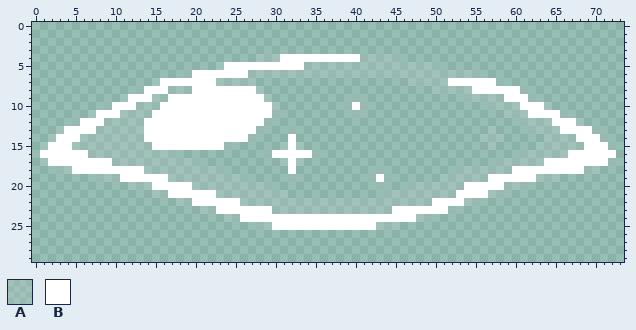
A sprite sheet gets an edit: Assets/Bosses/SquidBoss/BodyRingGlow.png. That is the earlier state.
The file is 148x60 pixels, drawn in blocks of 2x2; one block is one cell here.
Palette (. is transparent): A #bfcfcf40  B #ffffff
The same view after the edit:
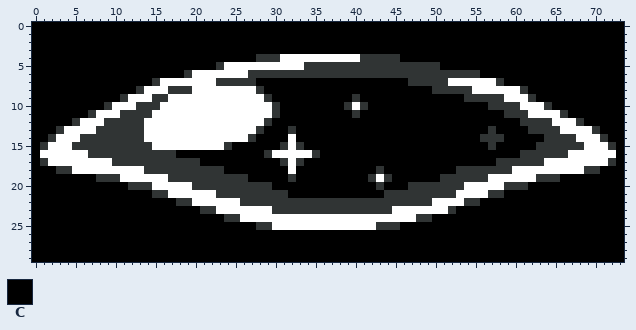
Colours new in this view: C #000000
The exact change:
@@ palette @@
-A #bfcfcf40
+A #303434
@@ x 0..73 @@
- 0 ..........................................................................
- 1 ..........................................................................
- 2 ..........................................................................
- 3 ..........................................................................
- 4 ............................AAABBBBBBBBBBAAAAA............................
- 5 .......................ABBBBBBBBBBAAAAAAAAAAAAAAAAA.......................
- 6 ...................ABBBBBBBAAAAAAAAAAAAAAAAAAAAAAAAAAAAA..................
- 7 ...............ABBBBBBBAAAAA...................AAAAABBBBBBA...............
- 8 .............ABBBAAABBBBBBBBA.....................AAAAABBBBBBA............
- 9 ...........ABBBAABBBBBBBBBBBBA..........A.............AAAAABBBA...........
-10 .........ABBBAAABBBBBBBBBBBBBBA........ABA...............AAAABBBA.........
-11 .......ABBBAAAABBBBBBBBBBBBBBBA.........A..................AAABBBBA.......
-12 .....ABBBAAAAABBBBBBBBBBBBBBBA...............................AAAABBBA.....
-13 ...ABBBBAAAAAABBBBBBBBBBBBBBA...A........................A....AAAABBBBA...
-14 ..ABBBAAAAAAAABBBBBBBBBBBBBA....B.......................AAA.....AAAABBBA..
-15 .ABBBAAAAAAAAAABBBBBBBBBA......ABA.......................A.....AAAAAABBBA.
-16 .BBBBBBAAAAAAAAAAA...........ABBBBBA.........................AAAAAABBBBBB.
-17 .ABBBBBBBBAAAAAAAAAAA..........ABA........................AAAAAABBBBBBBBA.
-18 ...AABBBBBBBBBAAAAAAAAAA........B..........A.........AAAAAAABBBBBBBBBAA...
-19 ........AAABBBBBBAAAAAAAAAA.....A.........ABA......AAAAAABBBBBBAAA........
-20 ............AAABBBBBAAAAAAAAAA.............A...AAAAAAABBBBBAAA............
-21 ...............AABBBBBBAAAAAAAAA............AAAAAAAAABBBBAA...............
-22 ..................AABBBBBBAAAAAAAAAAAAAAAAAAAAAAAABBBBAA..................
-23 .....................AABBBBBBBAAAAAAAAAAAAAAABBBBBBBA.....................
-24 ........................AABBBBBBBBBBBBBBBBBBBBBBAA........................
-25 ............................AABBBBBBBBBBBBBAAA............................
-26 ..........................................................................
-27 ..........................................................................
-28 ..........................................................................
-29 ..........................................................................
+ 0 CCCCCCCCCCCCCCCCCCCCCCCCCCCCCCCCCCCCCCCCCCCCCCCCCCCCCCCCCCCCCCCCCCCCCCCCCC
+ 1 CCCCCCCCCCCCCCCCCCCCCCCCCCCCCCCCCCCCCCCCCCCCCCCCCCCCCCCCCCCCCCCCCCCCCCCCCC
+ 2 CCCCCCCCCCCCCCCCCCCCCCCCCCCCCCCCCCCCCCCCCCCCCCCCCCCCCCCCCCCCCCCCCCCCCCCCCC
+ 3 CCCCCCCCCCCCCCCCCCCCCCCCCCCCCCCCCCCCCCCCCCCCCCCCCCCCCCCCCCCCCCCCCCCCCCCCCC
+ 4 CCCCCCCCCCCCCCCCCCCCCCCCCCCCAAABBBBBBBBBBAAAAACCCCCCCCCCCCCCCCCCCCCCCCCCCC
+ 5 CCCCCCCCCCCCCCCCCCCCCCCABBBBBBBBBBAAAAAAAAAAAAAAAAACCCCCCCCCCCCCCCCCCCCCCC
+ 6 CCCCCCCCCCCCCCCCCCCABBBBBBBAAAAAAAAAAAAAAAAAAAAAAAAAAAAACCCCCCCCCCCCCCCCCC
+ 7 CCCCCCCCCCCCCCCABBBBBBBAAAAACCCCCCCCCCCCCCCCCCCAAAAABBBBBBACCCCCCCCCCCCCCC
+ 8 CCCCCCCCCCCCCABBBAAABBBBBBBBACCCCCCCCCCCCCCCCCCCCCAAAAABBBBBBACCCCCCCCCCCC
+ 9 CCCCCCCCCCCABBBAABBBBBBBBBBBBACCCCCCCCCCACCCCCCCCCCCCCAAAAABBBACCCCCCCCCCC
+10 CCCCCCCCCABBBAAABBBBBBBBBBBBBBACCCCCCCCABACCCCCCCCCCCCCCCAAAABBBACCCCCCCCC
+11 CCCCCCCABBBAAAABBBBBBBBBBBBBBBACCCCCCCCCACCCCCCCCCCCCCCCCCCAAABBBBACCCCCCC
+12 CCCCCABBBAAAAABBBBBBBBBBBBBBBACCCCCCCCCCCCCCCCCCCCCCCCCCCCCCCAAAABBBACCCCC
+13 CCCABBBBAAAAAABBBBBBBBBBBBBBACCCACCCCCCCCCCCCCCCCCCCCCCCCACCCCAAAABBBBACCC
+14 CCABBBAAAAAAAABBBBBBBBBBBBBACCCCBCCCCCCCCCCCCCCCCCCCCCCCAAACCCCCAAAABBBACC
+15 CABBBAAAAAAAAAABBBBBBBBBACCCCCCABACCCCCCCCCCCCCCCCCCCCCCCACCCCCAAAAAABBBAC
+16 CBBBBBBAAAAAAAAAAACCCCCCCCCCCABBBBBACCCCCCCCCCCCCCCCCCCCCCCCCAAAAAABBBBBBC
+17 CABBBBBBBBAAAAAAAAAAACCCCCCCCCCABACCCCCCCCCCCCCCCCCCCCCCCCAAAAAABBBBBBBBAC
+18 CCCAABBBBBBBBBAAAAAAAAAACCCCCCCCBCCCCCCCCCCACCCCCCCCCAAAAAAABBBBBBBBBAACCC
+19 CCCCCCCCAAABBBBBBAAAAAAAAAACCCCCACCCCCCCCCABACCCCCCAAAAAABBBBBBAAACCCCCCCC
+20 CCCCCCCCCCCCAAABBBBBAAAAAAAAAACCCCCCCCCCCCCACCCAAAAAAABBBBBAAACCCCCCCCCCCC
+21 CCCCCCCCCCCCCCCAABBBBBBAAAAAAAAACCCCCCCCCCCCAAAAAAAAABBBBAACCCCCCCCCCCCCCC
+22 CCCCCCCCCCCCCCCCCCAABBBBBBAAAAAAAAAAAAAAAAAAAAAAAABBBBAACCCCCCCCCCCCCCCCCC
+23 CCCCCCCCCCCCCCCCCCCCCAABBBBBBBAAAAAAAAAAAAAAABBBBBBBACCCCCCCCCCCCCCCCCCCCC
+24 CCCCCCCCCCCCCCCCCCCCCCCCAABBBBBBBBBBBBBBBBBBBBBBAACCCCCCCCCCCCCCCCCCCCCCCC
+25 CCCCCCCCCCCCCCCCCCCCCCCCCCCCAABBBBBBBBBBBBBAAACCCCCCCCCCCCCCCCCCCCCCCCCCCC
+26 CCCCCCCCCCCCCCCCCCCCCCCCCCCCCCCCCCCCCCCCCCCCCCCCCCCCCCCCCCCCCCCCCCCCCCCCCC
+27 CCCCCCCCCCCCCCCCCCCCCCCCCCCCCCCCCCCCCCCCCCCCCCCCCCCCCCCCCCCCCCCCCCCCCCCCCC
+28 CCCCCCCCCCCCCCCCCCCCCCCCCCCCCCCCCCCCCCCCCCCCCCCCCCCCCCCCCCCCCCCCCCCCCCCCCC
+29 CCCCCCCCCCCCCCCCCCCCCCCCCCCCCCCCCCCCCCCCCCCCCCCCCCCCCCCCCCCCCCCCCCCCCCCCCC
Changed places in both pictures, as pixel boxes (x1, y1, x2, y2):
changed: (32, 22, 624, 262)
